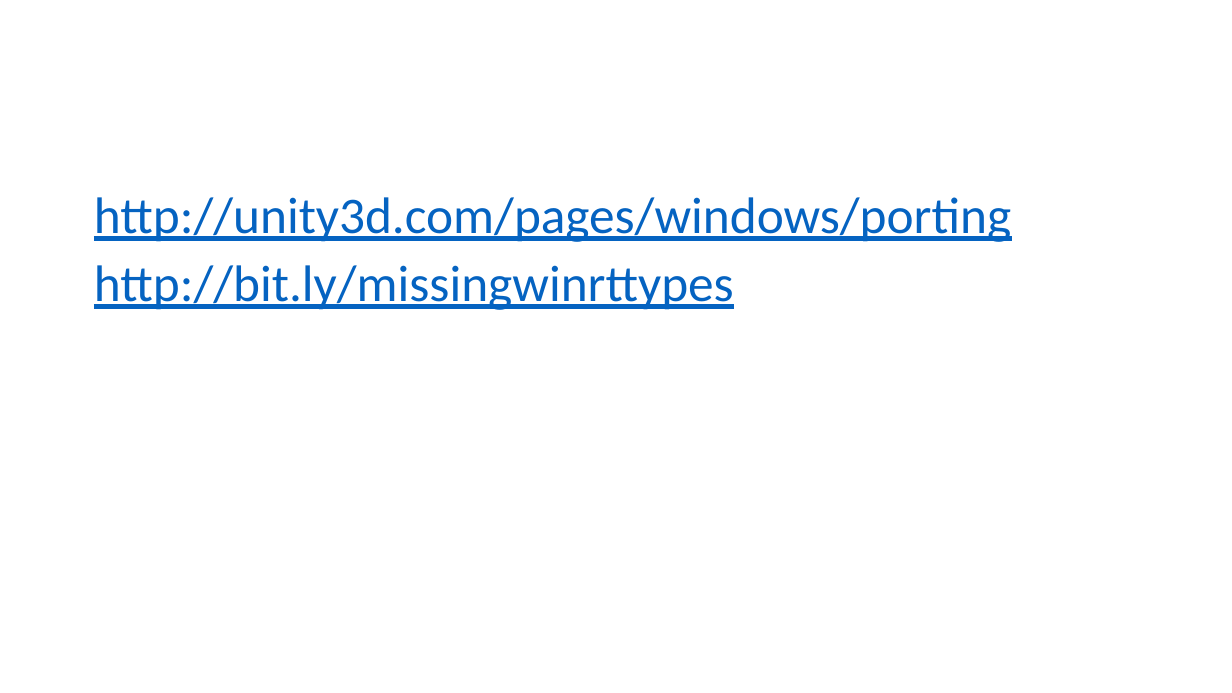
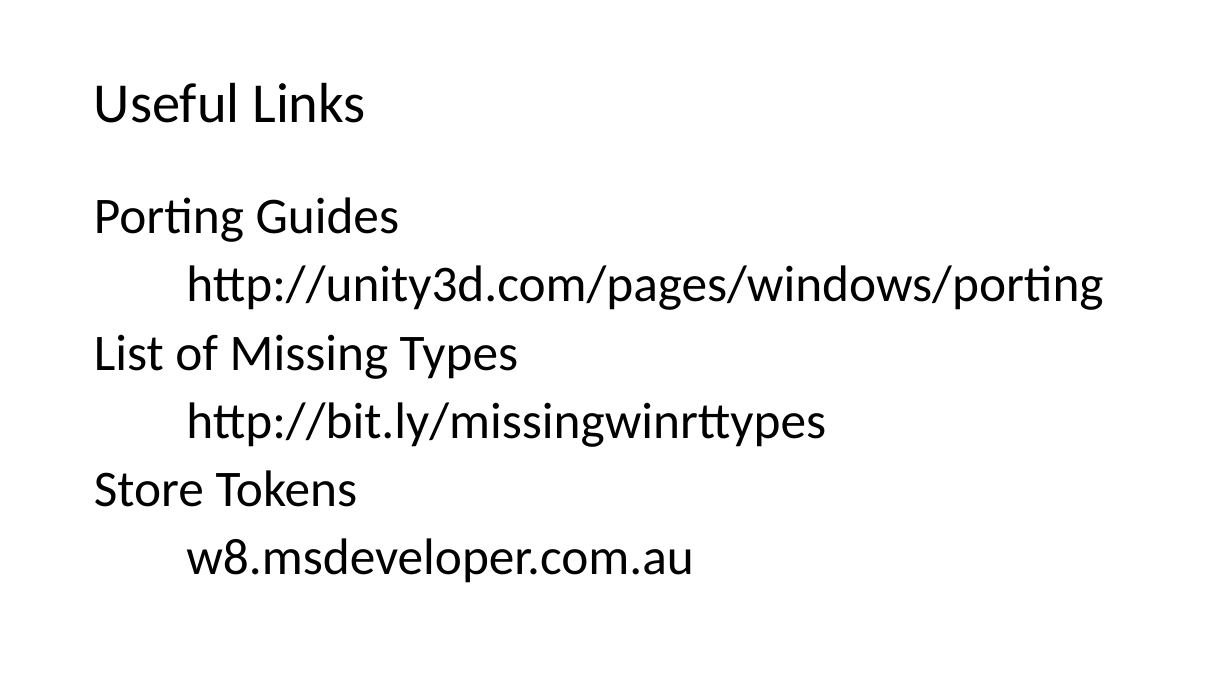
Before and after one commit to quandtm/UnityWin8Porting, a slide deck: slide 14 of PortingUnity_Win8.pptx. Drawn at 1232x693 pixels with LibreOffice and Linux fonts; fonts in the diff are those of the drawing. Boxes give left, top, right and bottom in pixels: in the first picture for what was removed or moved away, otherwise in the second. Text is boxed around its words. In the diff, an @@ line names an element or a change of style, - is before the commit and + after.

Commit message:
Extra formatting and changes Added msdeveloper token link

```diff
--- a/PortingUnity_Win8.pptx
+++ b/PortingUnity_Win8.pptx
@@ title added at bbox=[94, 82, 366, 123], 44 pt, text #000000 @@
+Useful Links
@@ text at bbox=[94, 197, 400, 242]: paragraph added @@
+Porting Guides
@@ text at bbox=[186, 265, 1103, 447]: text colour #0563C1 to #000000, underline off in "http://unity3d.com/pages/windows/porting", "http://bit.ly/missingwinrttypes" @@
@@ text at bbox=[94, 334, 518, 379]: paragraph added @@
+List of Missing Types
@@ text at bbox=[94, 470, 693, 583]: paragraphs added @@
+Store Tokens
+w8.msdeveloper.com.au
```
Also in this commit, not shown: 1 other slide changed.
